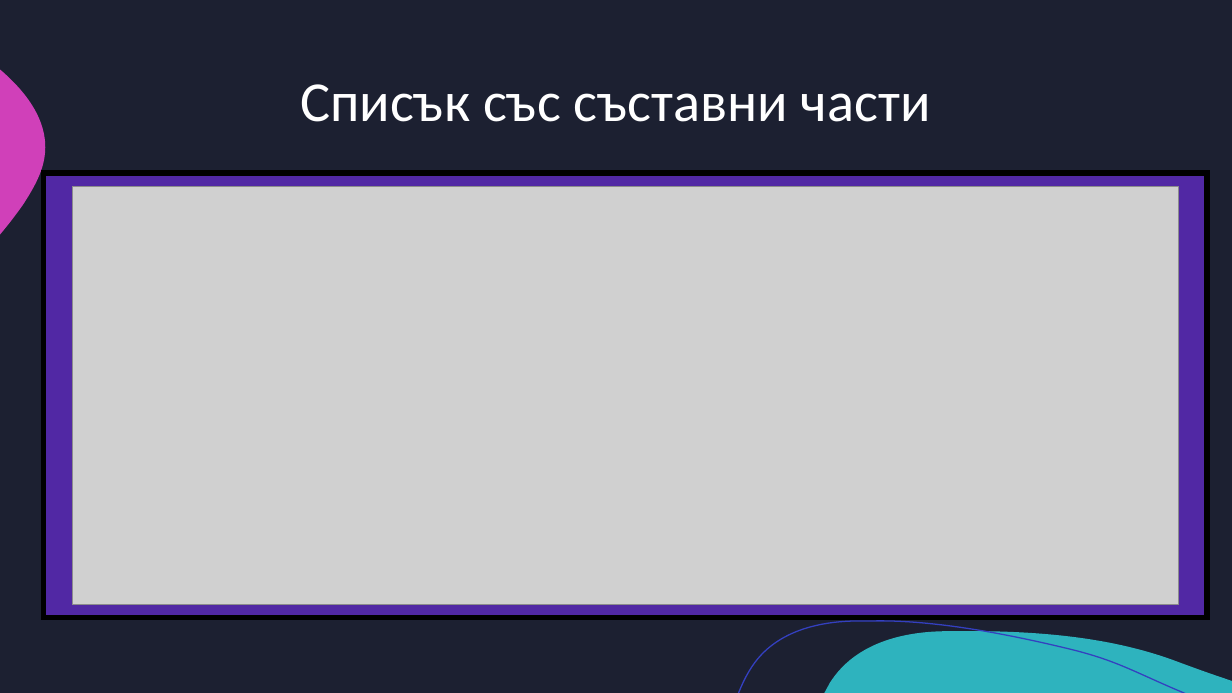
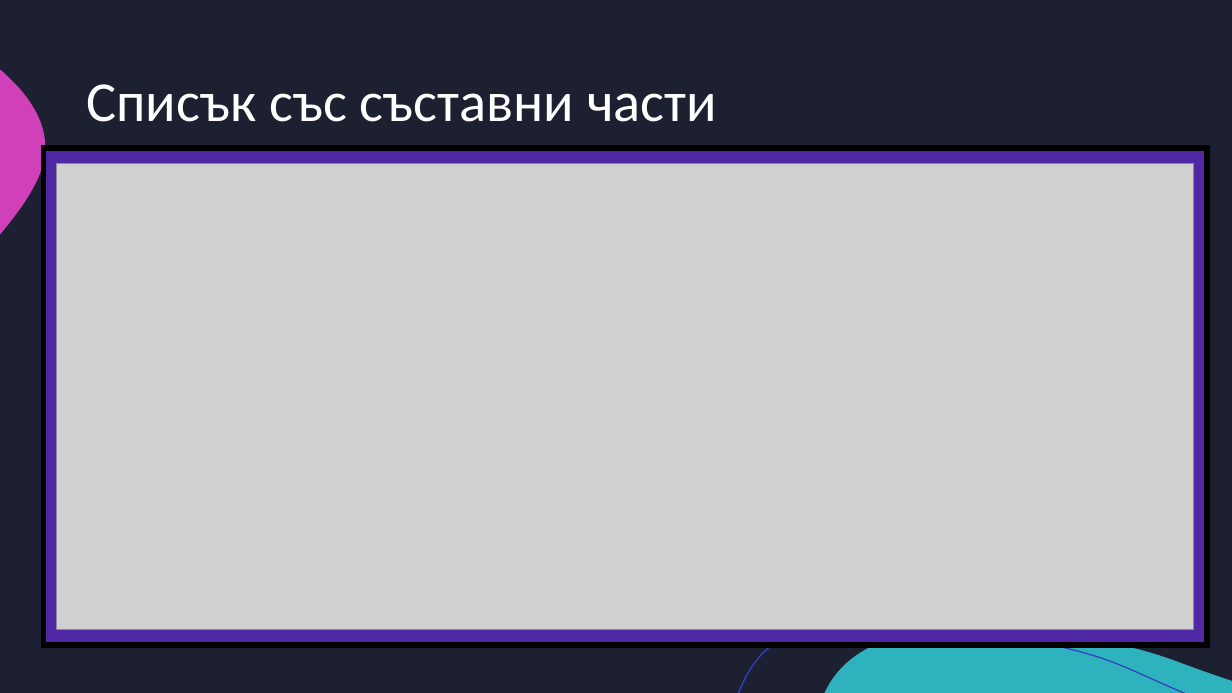
Before and after one commit to Kichikov28/Irrigation-System, a slide deck: slide 4 of Automatic irrigation system.pptx (slide 6 before the commit). Drawn at 1232x693 pixels with LibreOffice and Linux fonts; fonts in the diff are those of the drawing; grey boxes stand for pictures. Boxes give left, top, right and bottom in pixels: in the first picture for what was removed or moved away, otherwise in the second. Text is boxed around its words. In the diff, an @@ line names an element or a change of style, - is before the commit and + after.

```diff
--- a/Automatic irrigation system.pptx
+++ b/Automatic irrigation system.pptx
@@ title "Списък със съставни части" at <box>86,84,717,122</box>: alignment centre to left @@
@@ rectangle: place and size @@
-rectangle at <box>43,174,1207,618</box>
+rectangle at <box>43,148,1207,645</box>
@@ picture: place and size @@
-picture at <box>72,187,1178,605</box>
+picture at <box>56,164,1194,630</box>
```
Also in this commit, not shown: 4 other slides changed, 1 slide added, 1 other file.
